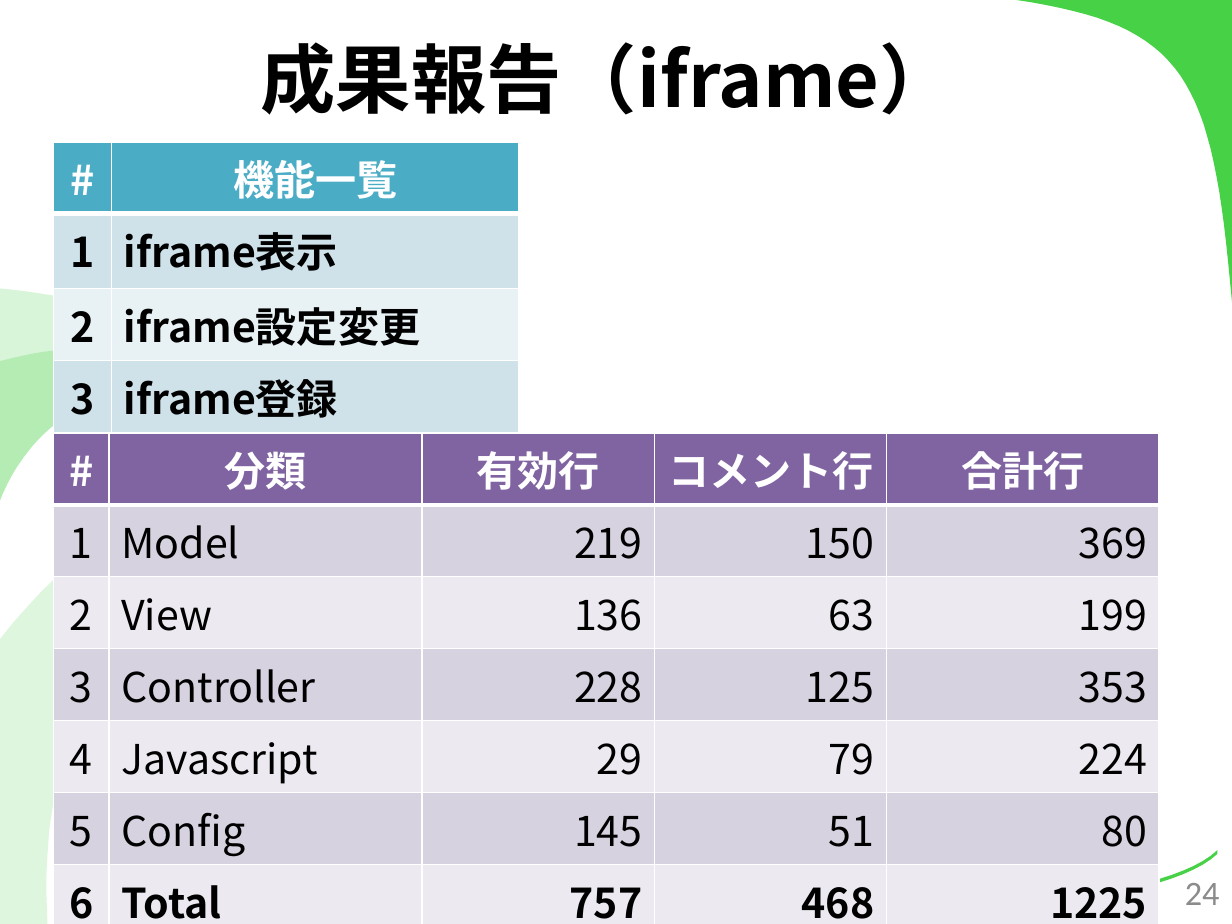
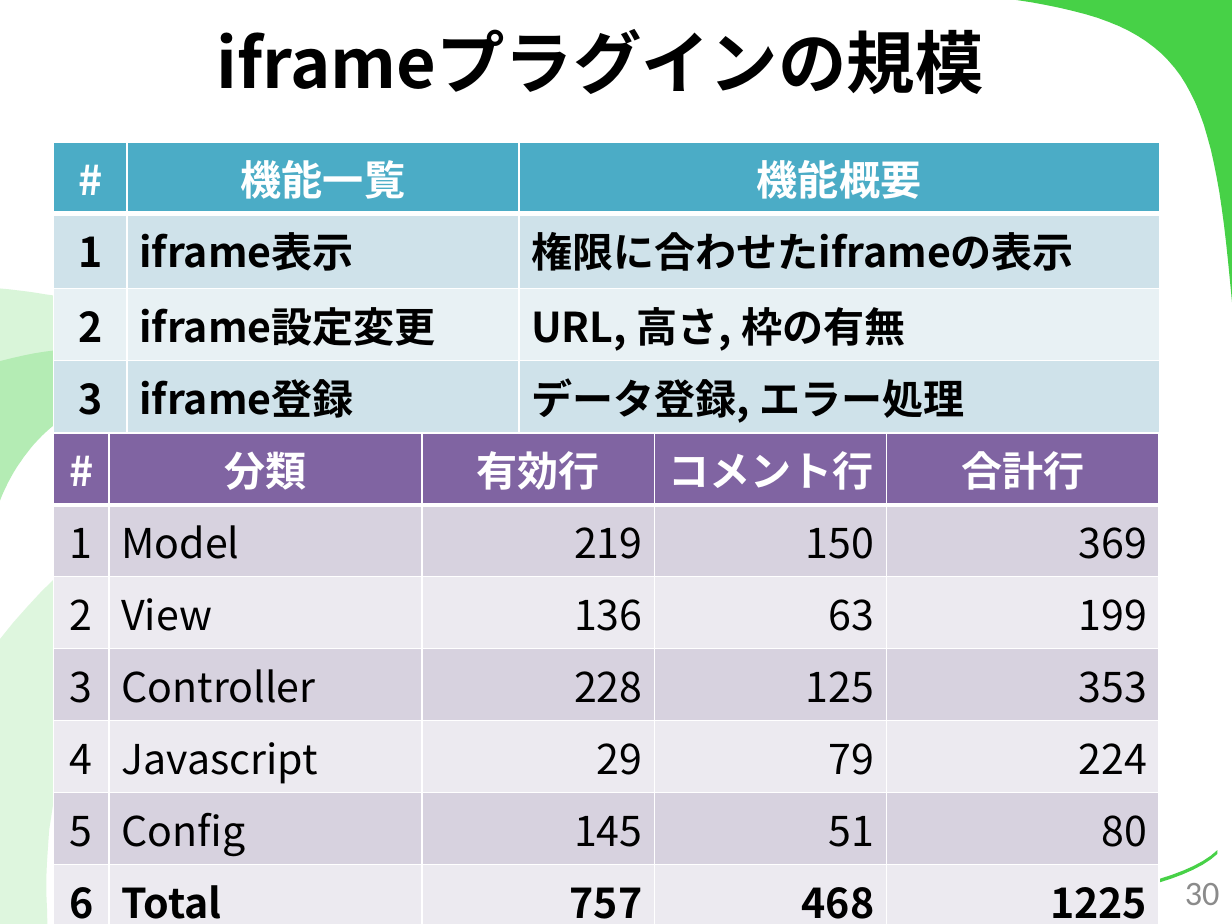
Before and after one commit to kotaro0717/Report-Management, a slide deck: slide 30 of 2.最終報告/3.発表資料/報告資料(最終).pptx (slide 24 before the commit). Drawn at 1232x924 pixels with LibreOffice and Linux fonts; fonts in the diff are those of the drawing. Boxes give left, top, right and bottom in pixels: in the first picture for what was removed or moved away, otherwise in the second. Text is boxed around its words. In the diff, an @@ line names an element or a change of style, - is before the commit and + after.

```diff
--- a/2.最終報告/3.発表資料/報告資料(最終).pptx
+++ b/2.最終報告/3.発表資料/報告資料(最終).pptx
@@ title at (216,29,983,94): text changed; size 44 to 40 pt @@
-成果報告（iframe）
+iframeプラグインの規模
@@ table at (53,142,1159,427) @@
+column 3: 機能概要 | 権限に合わせたiframeの表示 | URL, 高さ, 枠の有無 | データ登録, エラー処理
@@ table: place and size @@
-table at (53,142,519,423)
+table at (53,142,1159,427)
@@ page number at (1185,883,1220,905): text changed @@
-24
+30
```
Also in this commit, not shown: 31 other slides changed, 15 slides added, 11 slides removed, 6 other files.
